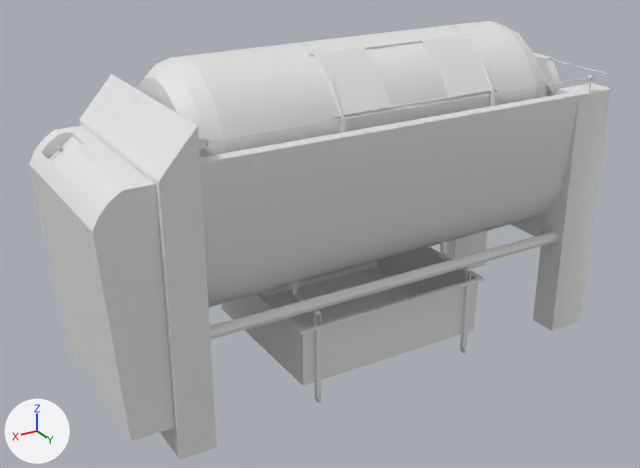
The FBX model Assets/_/Project/Art/Models/Machines/3D_Press.fbx as it was, and as the next commit left it.
Before and after are seen from a 50 mm camera at (2.46, 3.83, 2.63) aimed at (0.18, 0.02, 0.73). The lights are fixed; the arrows at lower left show +X, +Y and +Z. The older version comes first. Where no turn or scale is listed for an object, it has been applied to the vertices. Vertices at exactly the same position are counted once.

The first picture shows 'Geo_Door_Slide.002', 'Geo_Press.003', 'Geo_Press_Tank.002'.
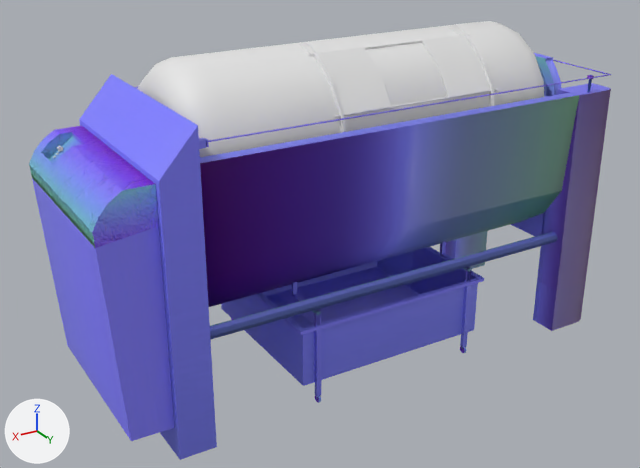
Scene script edits in JSON lines:
```json
{"op": "add", "block": "img_trim_plane_lp_defaultmaterial_normal_1_png", "code": ["img_trim_plane_lp_defaultmaterial_normal_1_png = load_image('Trim_Plane_lP_DefaultMaterial_Normal 1.png', '../../Texture/Trim_Plane_lP_DefaultMaterial_Normal 1.png', 4096, 4096, 'Non-Color')"]}
{"op": "add", "block": "img_trim_plane_lp_defaultmaterial_normal_png", "code": ["img_trim_plane_lp_defaultmaterial_normal_png = load_image('Trim_Plane_lP_DefaultMaterial_Normal.png', '../../Texture/Trim_Plane_lP_DefaultMaterial_Normal.png', 4096, 4096, 'sRGB')"]}
{"op": "add", "block": "mat_material_003", "code": ["mat_material_003 = bpy.data.materials.new('Material.003')", "# uses the picture img_trim_plane_lp_defaultmaterial_normal_1_png", "# uses the picture img_trim_plane_lp_defaultmaterial_normal_png"]}
{"block": "me_cylinder_301", "where": "# used by ob_geo_press_003; location = (0.0, 0.0, 0.0)"}
{"op": "remove", "block": "me_cylinder_301", "code": "me_cylinder_301.from_pydata(...)  # 2103 vertices, 1896 faces; spans x -1.39..1.55, y -0.54..0.54, z 0.0..1.6"}
{"op": "add", "block": "me_cylinder_301", "code": "me_cylinder_301.from_pydata(...)  # 2100 vertices, 1910 faces; spans x -1.39..1.55, y -0.54..0.54, z 0.0..1.6"}
{"block": "me_cylinder_301", "change": "me_cylinder_301 part 1: 6 vertices removed from x -1.32..-1.13, y -0.54..0.54, z 1.33..1.44; 2 vertices added at x -1.23, y -0.51..0.51, z 1.53"}
{"block": "me_cylinder_301", "change": "me_cylinder_301 part 2: 2 vertices moved from x 1.55, y -0.5..0.5, z 1.18 to x 1.54, y -0.5..0.5, z 1.14; 1 vertex added at x 1.41, y -0.47, z 1.18"}
{"block": "me_cylinder_301", "change": "me_cylinder_301 part 3: 1642 faces spanning x -1.39..1.55, y -0.54..0.54, z 0.0..1.6 switch from mat_material_006 (white #e7e7e7) to mat_material_003"}
{"block": "me_cylinder_301", "change": "other edits to the shape of me_cylinder_301 do not show in these pictures"}
```

What differs and where, as boxes [x1, y1, x2, y2] in the pictures (640 x 468 px; the box of a moved part takes in the faces that stretch with it):
```json
{"part": 1, "of": "me_cylinder_301", "change": "reshaped", "before": [533, 83, 610, 331]}
{"part": 2, "of": "me_cylinder_301", "change": "moved or reshaped", "before": [29, 164, 174, 441], "after": [29, 164, 174, 441]}
{"part": 3, "of": "me_cylinder_301", "change": "recoloured", "before": [29, 53, 611, 460], "after": [29, 53, 611, 460], "on screen": "white to blue"}
```
